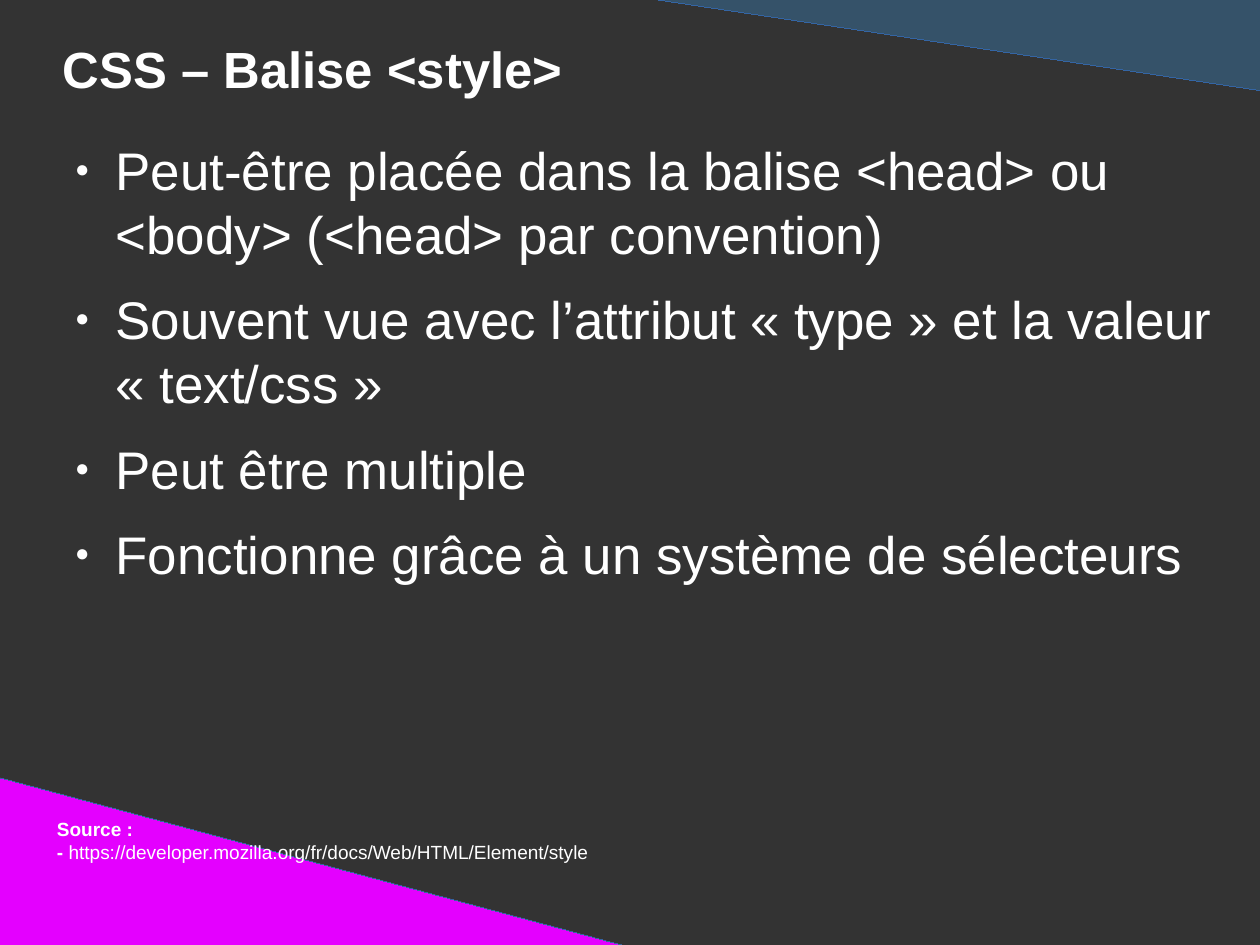
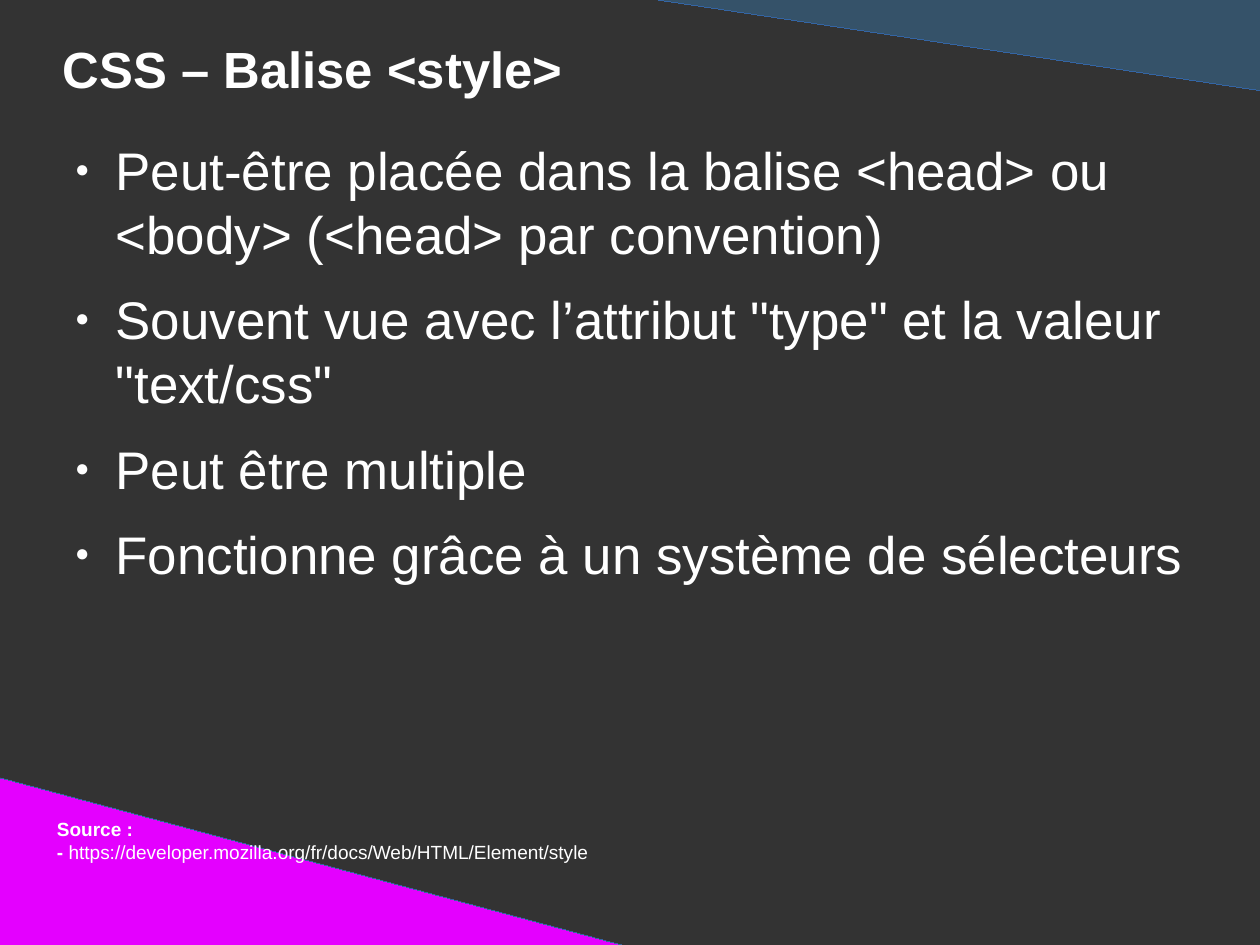
Before and after one commit to DanYellow/presentations, a slide deck: slide 70 of mmi/html/travaux-pratiques/numero-1/presentation.odp. Drawn at 1260x945 pixels with LibreOffice and Linux fonts; fonts in the diff are those of the drawing. Boxes give left, top, right and bottom in pixels: in the first picture for what was removed or moved away, otherwise in the second. Text is boxed around its words. In the diff, an @@ line names an element or a change of style, - is before the commit and + after.

```diff
--- a/mmi/html/travaux-pratiques/numero-1/presentation.odp
+++ b/mmi/html/travaux-pratiques/numero-1/presentation.odp
@@ text at [116, 300, 1161, 404]: text changed @@
-● Souvent vue avec l’attribut « type » et la valeur « text/css »
+● Souvent vue avec l’attribut "type" et la valeur "text/css"
```
Also in this commit, not shown: 31 other slides changed, 1 slide added, 9 other files.
